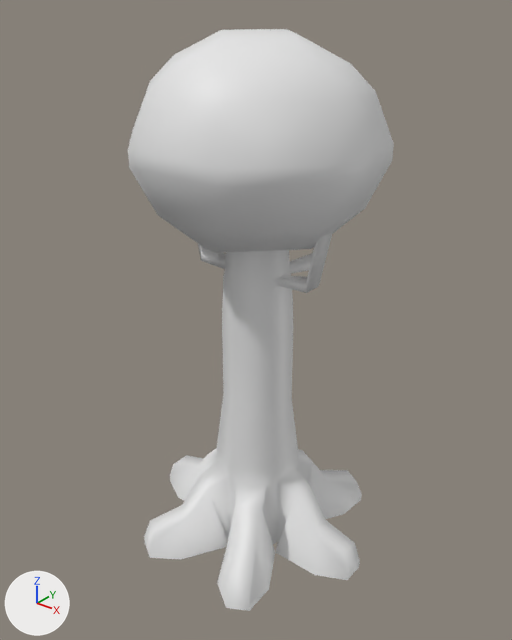
One commit to the FBX model Assets/Models/Stelmuzes/stelmuzes.fbx: the scene before it, then after it.
Before and after are seen from a camera (50 mm lens) standing at (10.99, -13.8, 15.66) and looking at (0.0, -0.06, 7.14). The lights are fixed; the arrows at lower left show +X, +Y and +Z. Where no turn or scale is listed for an object, it has been applied to the vertices.

The scene before the commit, as lines of its bpy script (objects in view):
```python
mat_trunk = principled_material('trunk')
mat_trunk.base_color = (0.8, 0.8, 0.8)  # white #e7e7e7
me_cube_003 = bpy.data.meshes.new('Cube.003')
me_cube_003.from_pydata(...)  # 72 vertices, 67 faces; spans x -3.0..3.0, y -3.0..3.0, z 9.63..14.49
me_cube_003.materials.append(mat_leaves)  # white #e7e7e7
me_cylinder_001 = bpy.data.meshes.new('Cylinder.001')
me_cylinder_001.from_pydata(...)  # 204 vertices, 180 faces; spans x -3.58..3.58, y -3.26..3.26, z 0.0..11.84
me_cylinder_001.materials.append(mat_trunk)  # white #e7e7e7
ob_leaves_002 = bpy.data.objects.new('Leaves.002', me_cube_003)
ob_leaves_002.location = (0.0, 0.0, 0.0)
ob_vanilla_trunk_001 = bpy.data.objects.new('vanilla Trunk.001', me_cylinder_001)
ob_vanilla_trunk_001.location = (0.0, 0.0, 0.0)
```
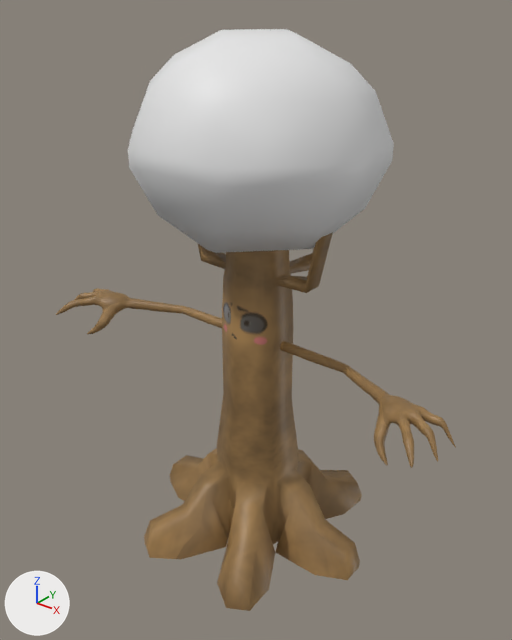
Boxes [x1, y1, x2, y2] around the edits, measured in the pictures (512 x 640 px):
```json
{"object": "vanilla Trunk.001", "change": "surface changed, reshaped", "before": [144, 232, 362, 611], "after": [56, 232, 456, 611], "on screen": "grey to brown, 83% wider"}
{"part": 1, "of": "me_cylinder_001", "change": "added", "after": [280, 341, 456, 468], "on screen": "brown"}
{"part": 2, "of": "me_cylinder_001", "change": "added", "after": [56, 288, 222, 334], "on screen": "brown"}
```

Edits to the scene script, one JSON object a line:
```json
{"op": "add", "block": "img_stelmuzes_defaultmaterial_albedotransparency_png", "code": ["img_stelmuzes_defaultmaterial_albedotransparency_png = load_image('stelmuzes_DefaultMaterial_AlbedoTransparency.png', '../../Textures/Stelmuzes/stelmuzes_DefaultMaterial_AlbedoTransparency.png', 2048, 2048, 'sRGB')"]}
{"op": "remove", "block": "mat_trunk", "code": "mat_trunk.base_color = (0.8, 0.8, 0.8)  # white #e7e7e7"}
{"op": "add", "block": "mat_trunk", "code": "mat_trunk.texture = img_stelmuzes_defaultmaterial_albedotransparency_png"}
{"block": "me_cylinder_001", "where": "# used by ob_vanilla_trunk_001; location = (0.0, 0.0, 0.0)"}
{"op": "remove", "block": "me_cylinder_001", "code": "me_cylinder_001.from_pydata(...)  # 204 vertices, 180 faces; spans x -3.58..3.58, y -3.26..3.26, z 0.0..11.84"}
{"op": "add", "block": "me_cylinder_001", "code": "me_cylinder_001.from_pydata(...)  # 7064 vertices, 7014 faces; spans x -6.33..6.33, y -3.26..3.26, z 0.0..11.84"}
{"block": "me_cylinder_001", "change": "me_cylinder_001 part 1: a new loose piece of 3430 vertices spanning x 0.79..6.33, y -2.33..0.17, z 5.75..6.89, in mat_trunk (picture img_stelmuzes_defaultmaterial_albedotransparency_png)"}
{"block": "me_cylinder_001", "change": "me_cylinder_001 part 2: a new loose piece of 3430 vertices spanning x -6.33..-0.79, y -2.33..0.17, z 5.75..6.89, in mat_trunk (picture img_stelmuzes_defaultmaterial_albedotransparency_png)"}
{"block": "me_cylinder_001", "change": "me_cylinder_001 part 3: the surface is now shaded flat"}
```
